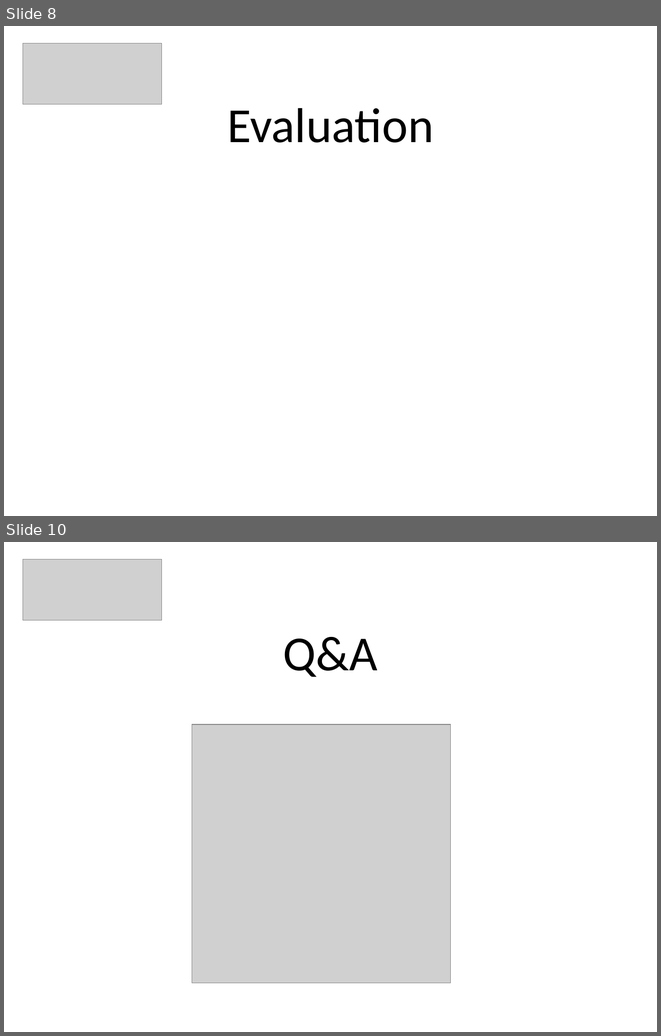
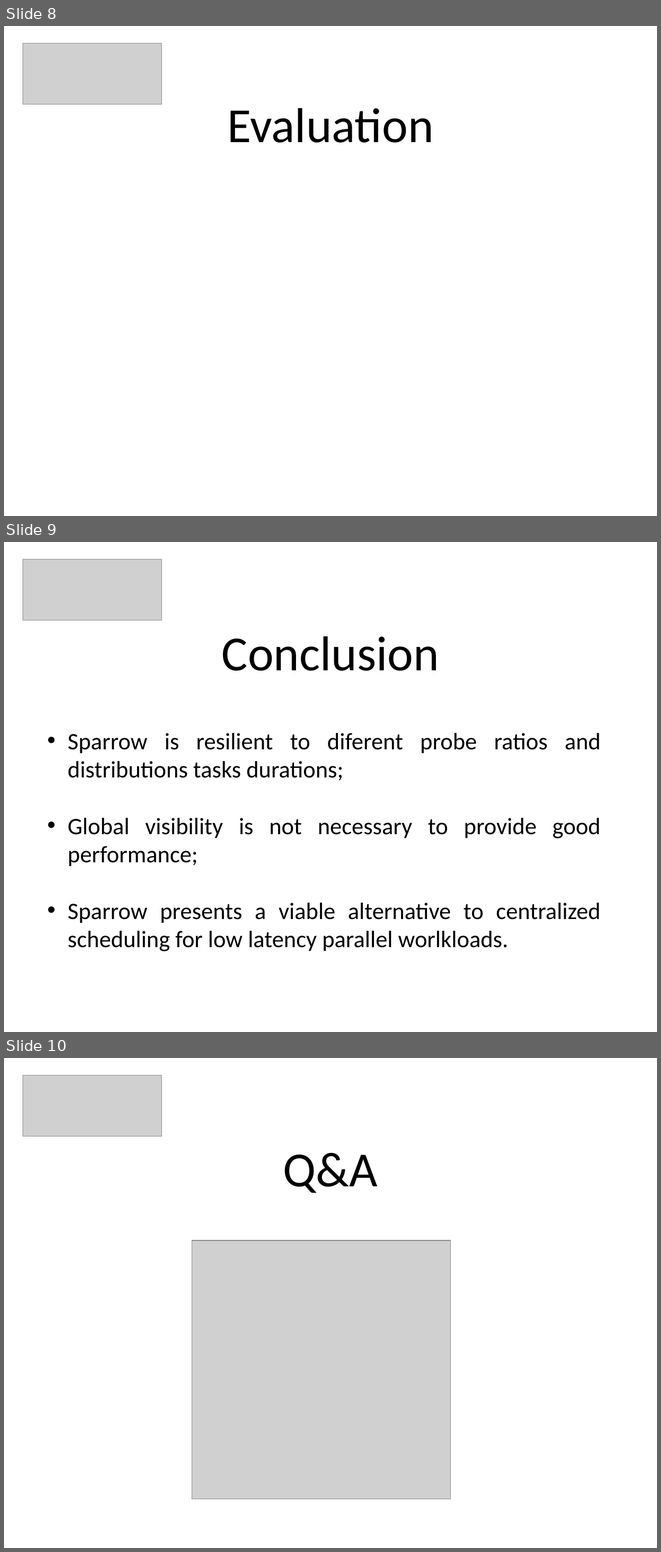
Before and after one commit to PeBraz/MapNoReduce, a slide deck: paper-presentation/padi-presentation.pptx. Shown one above the other, each under a label of ours: slides 8 and 10 before the commit, slides 8, 9 and 10 after it; the slides between them are not shown. The pictures are 661x1036 and 661x1552 pixels, drawn with LibreOffice and Linux fonts; fonts in the diff are those of the drawing; grey boxes stand for pictures. Boxes give left, top, right and bottom in pixels: in the first picture for what was removed or moved away, otherwise in the second. Text is boxed around its words. In the diff, an @@ line names an element or a change of style, - is before the commit and + after.

Commit message:
paper: conclusion done

```diff
--- a/paper-presentation/padi-presentation.pptx
+++ b/paper-presentation/padi-presentation.pptx
@@ slide 9 added at bbox=[4, 542, 657, 1032], background #FFFFFF @@
@@ picture added at bbox=[23, 559, 162, 620] @@
@@ title added at bbox=[222, 636, 439, 671], 54 pt, text #000000 @@
+Conclusion
@@ text added at bbox=[68, 733, 601, 951], 26 pt, text #000000 @@
+• Sparrow is resilient to diferent probe ratios and distributions tasks durations;
+• Global visibility is not necessary to provide good performance;
+• Sparrow presents a viable alternative to centralized scheduling for low latency parallel worlkloads.
```
Also in this commit, not shown: 2 slides removed.
